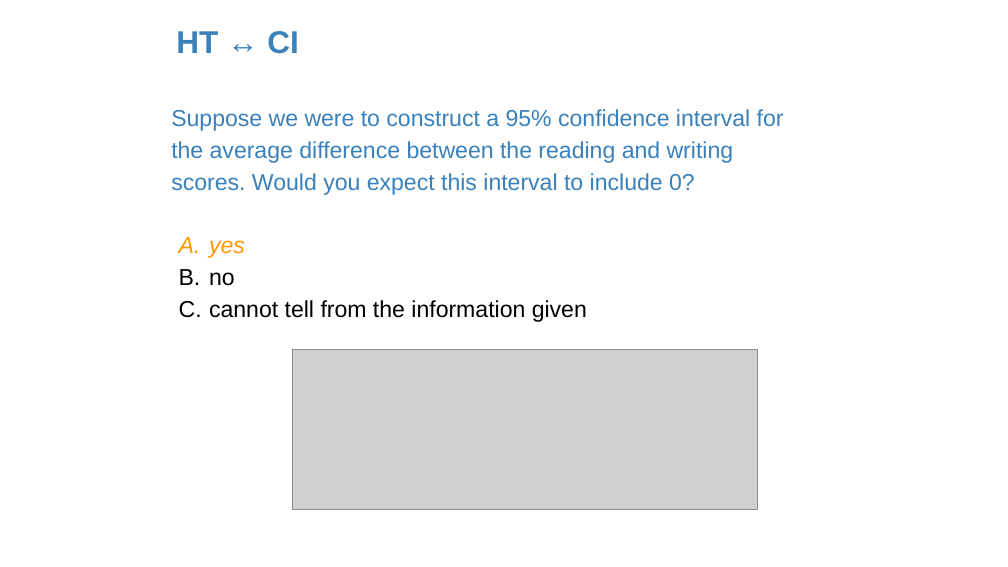
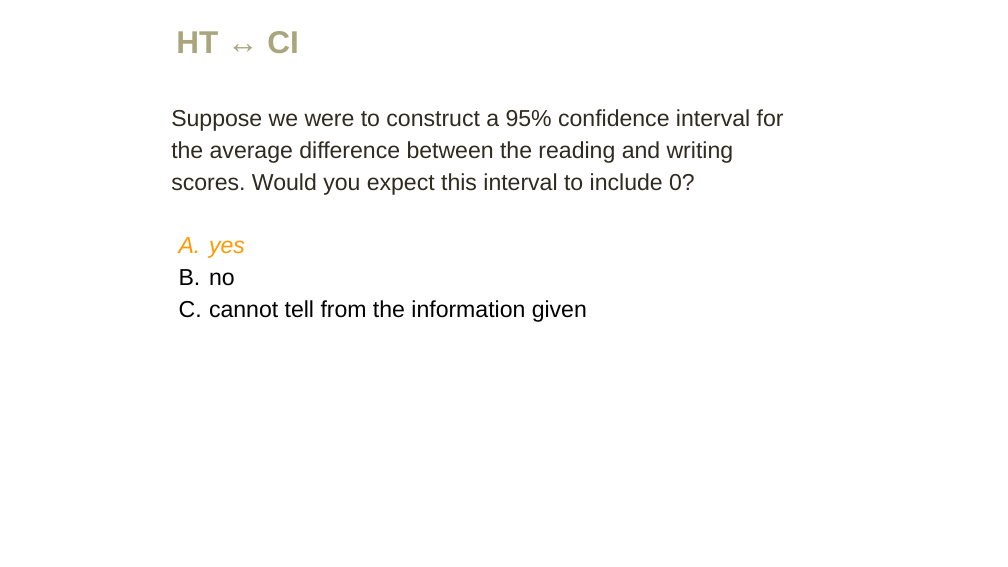
Before and after one commit to amosca01/MATH108-F23, a slide deck: slide 32 of slides/11-paired-data.pptx (slide 25 before the commit). Drawn at 1008x567 pixels with LibreOffice and Linux fonts; fonts in the diff are those of the drawing; grey boxes stand for pictures. Boxes give left, top, right and bottom in pixels: in the first picture for what was removed or moved away, otherwise in the second. Text is boxed around its words. In the diff, an @@ line names an element or a change of style, - is before the commit and + after.

```diff
--- a/slides/11-paired-data.pptx
+++ b/slides/11-paired-data.pptx
@@ text "HT ↔ CI" at [176, 31, 298, 53]: text colour #3A81BA to #A9A57C @@
@@ text at [171, 109, 784, 195]: text colour #3A81BA to #2F2B20 in "Suppose we were to construct a 95% ..." @@
@@ picture removed at [293, 350, 758, 510] @@
```
Also in this commit, not shown: 22 other slides changed, 14 slides added, 1 slide removed, 11 other files.
